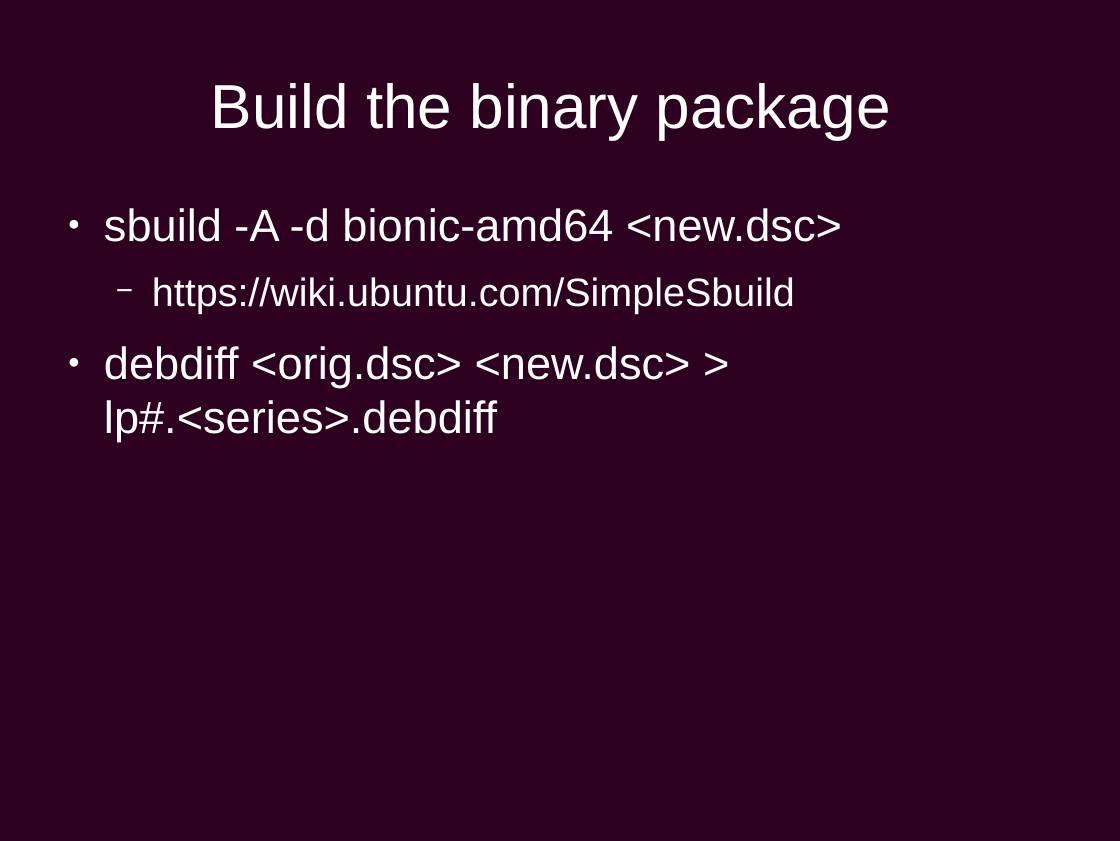
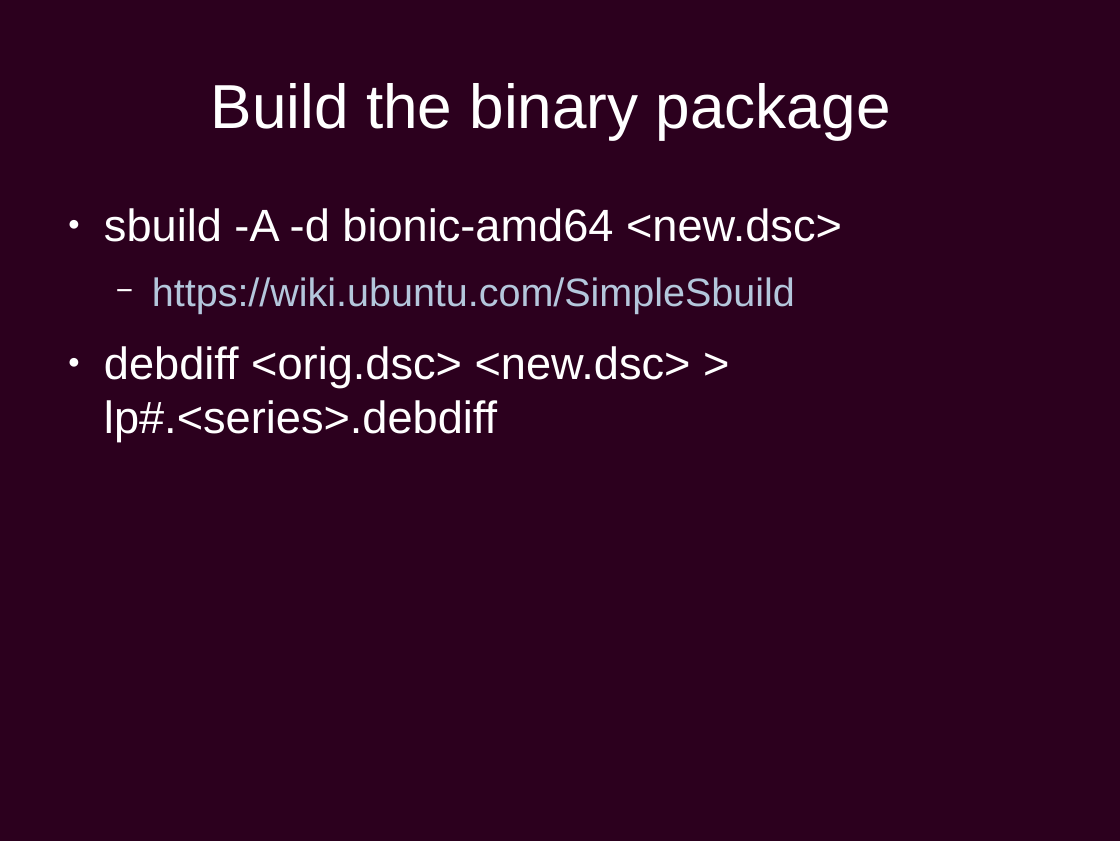
Before and after one commit to chiluk/presentations, a slide deck: slide 24 of Ubuntu Development.odp. Drawn at 1120x841 pixels with LibreOffice and Linux fonts; fonts in the diff are those of the drawing; background and template pictures are left out. Boxes give left, top, right and bottom in pixels: in the first picture for what was removed or moved away, otherwise in the second. Text is boxed around its words. In the diff, an @@ line names an element or a change of style, - is before the commit and + after.

Commit message:
Checking Ubuntu Primer as Delivered at Scale 17x

```diff
--- a/Ubuntu Development.odp
+++ b/Ubuntu Development.odp
@@ text at bbox=[152, 277, 795, 314]: text colour #FFFFFF to #B4C7DC in "https://wiki.ubuntu.com/SimpleSbuild" @@
```
Also in this commit, not shown: 20 other slides changed, 1 other file.
